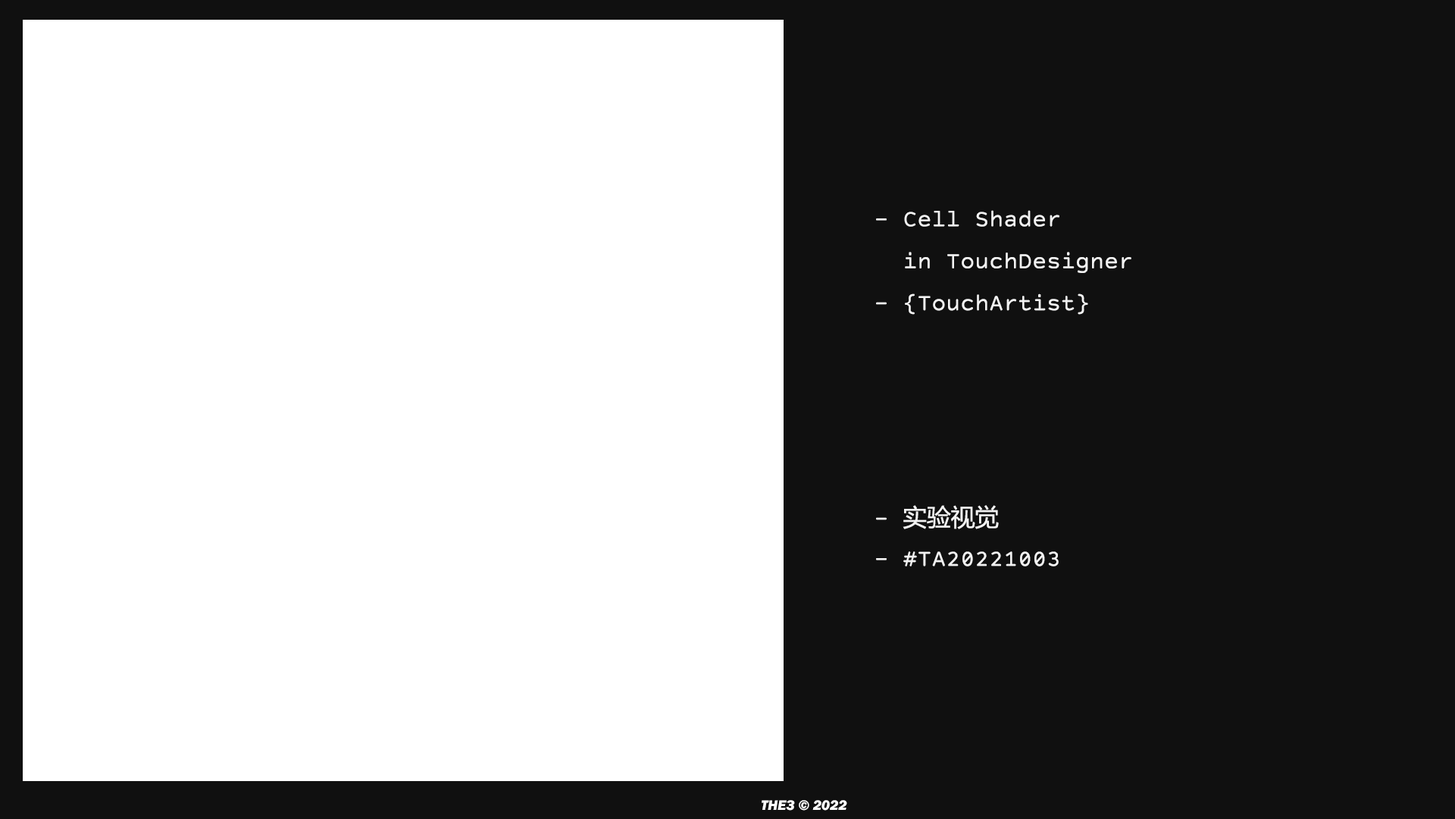
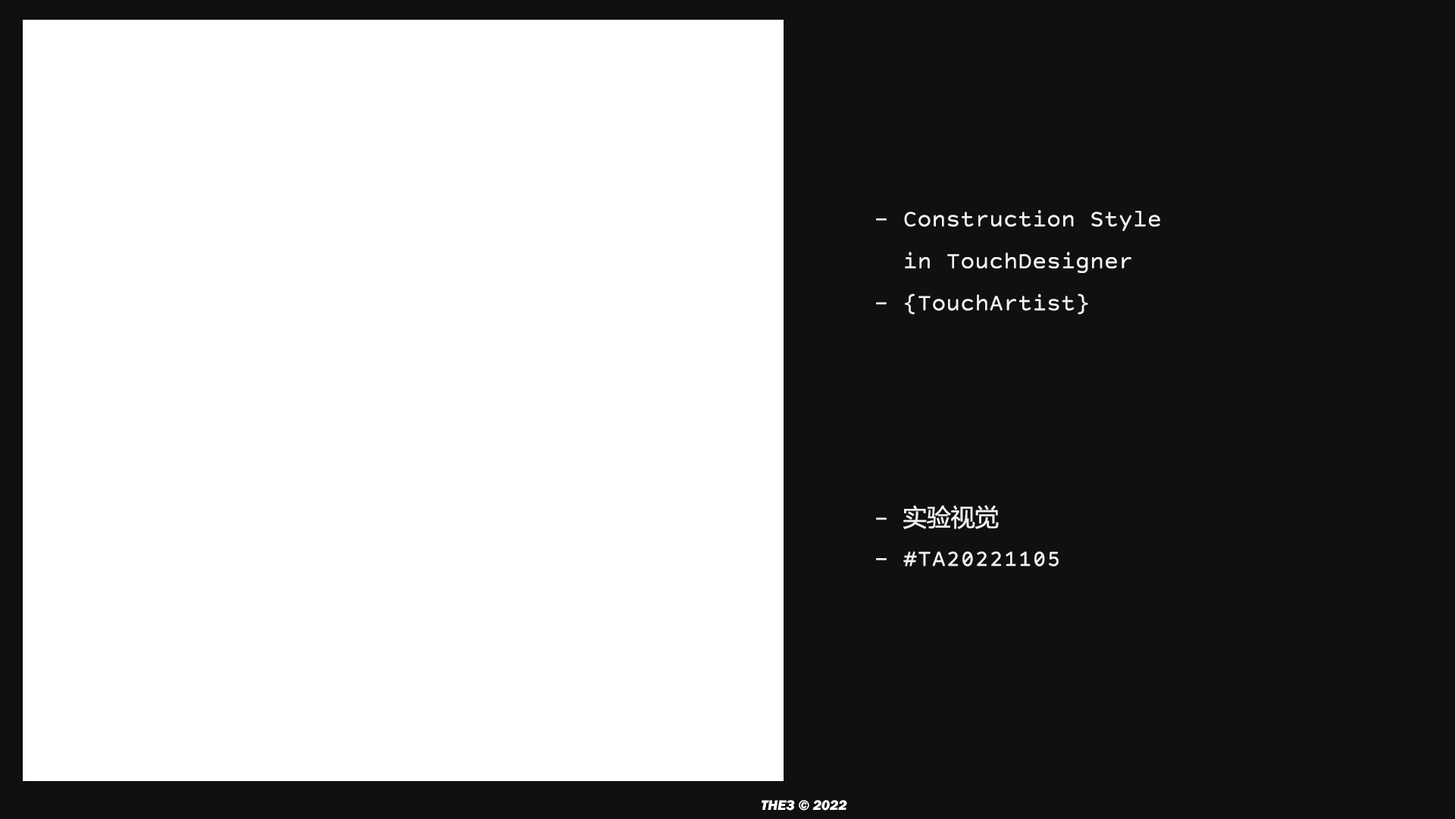
Two versions of the same layered image (1455x819). Layer-by-layer changes:
renamed "- 实验视觉 - #TA20221003" to "- 实验视觉 - #TA20221105", painted on it over [1020, 551, 1059, 567]
renamed "- Cell Shader in TouchDesigner - {TouchArtist}" to "- Construction Style in TouchDesigner - {TouchArtist}", painted on it over [918, 209, 1161, 232]
